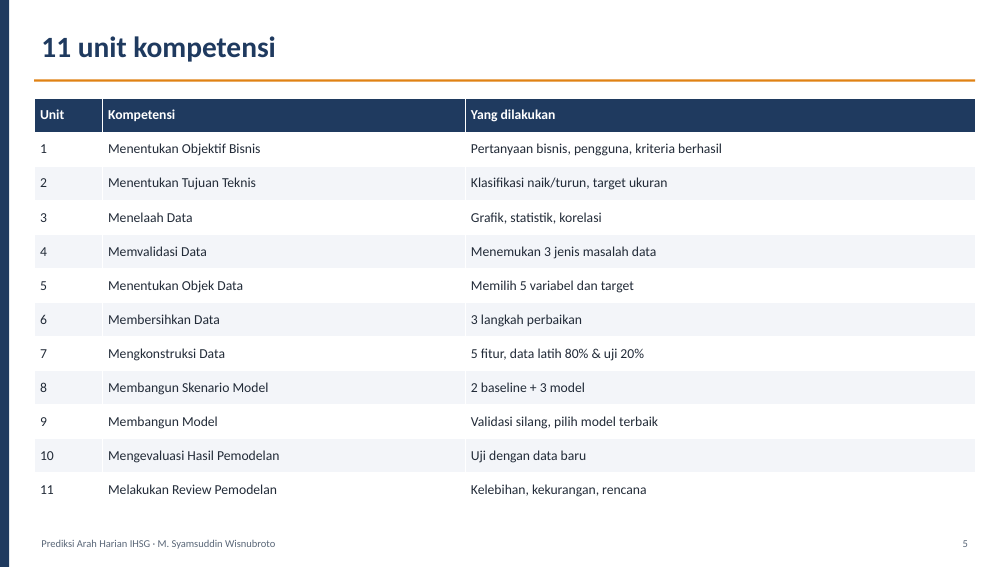
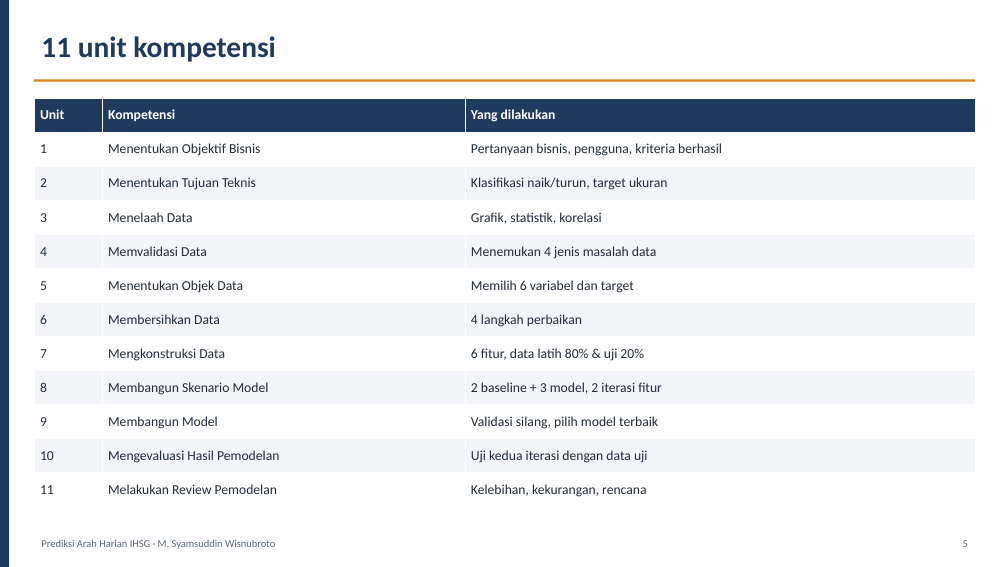
Before and after one commit to syamsuddinexcellent/portfolio-ilmuwan-data, a slide deck: slide 5 of presentation/Presentasi_Ilmuwan_Data_Syamsuddin_Wisnubroto.pptx. Drawn at 1008x567 pixels with LibreOffice and Linux fonts; fonts in the diff are those of the drawing. Boxes give left, top, right and bottom in pixels: in the first picture for what was removed or moved away, otherwise in the second. Text is boxed around its words. In the diff, an @@ line names an element or a change of style, - is before the commit and + after.

```diff
--- a/presentation/Presentasi_Ilmuwan_Data_Syamsuddin_Wisnubroto.pptx
+++ b/presentation/Presentasi_Ilmuwan_Data_Syamsuddin_Wisnubroto.pptx
@@ table at (34,98,975,507) @@
-row 5, column 3: Menemukan 3 jenis masalah data
+row 5, column 3: Menemukan 4 jenis masalah data
-row 6, column 3: Memilih 5 variabel dan target
+row 6, column 3: Memilih 6 variabel dan target
-row 7, column 3: 3 langkah perbaikan
+row 7, column 3: 4 langkah perbaikan
-row 8, column 3: 5 fitur, data latih 80% & uji 20%
+row 8, column 3: 6 fitur, data latih 80% & uji 20%
-row 9, column 3: 2 baseline + 3 model
+row 9, column 3: 2 baseline + 3 model, 2 iterasi fitur
-row 11, column 3: Uji dengan data baru
+row 11, column 3: Uji kedua iterasi dengan data uji
```
Also in this commit, not shown: 9 other slides changed, 32 other files.
